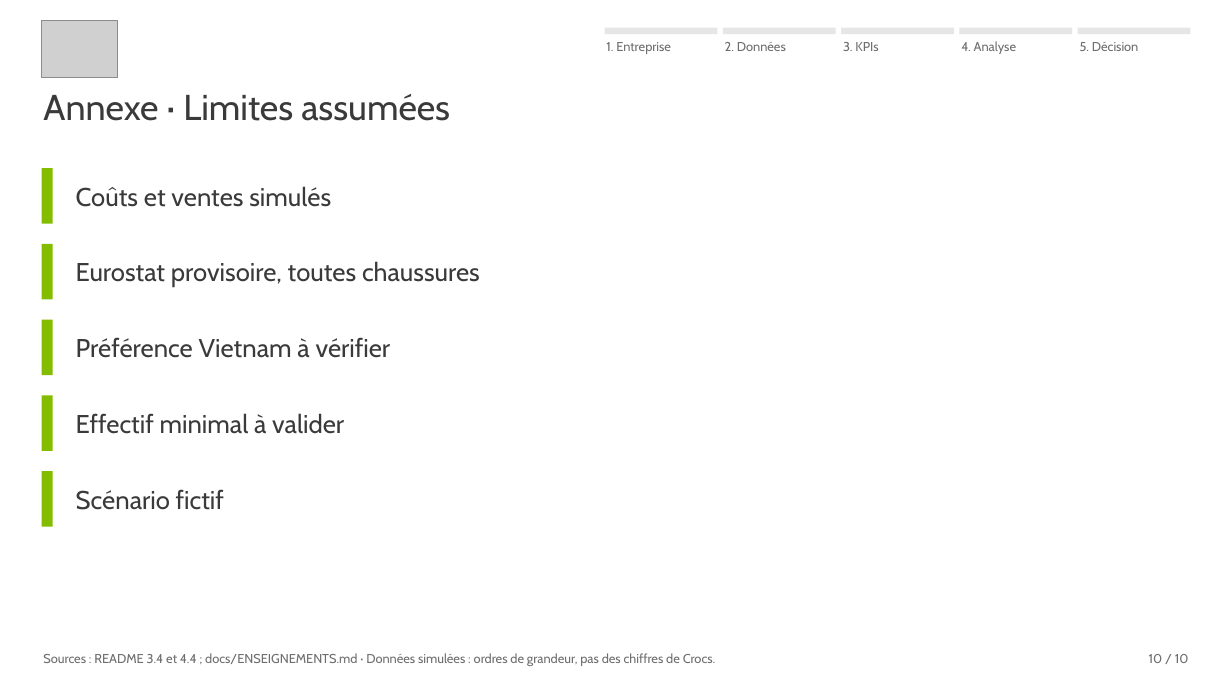
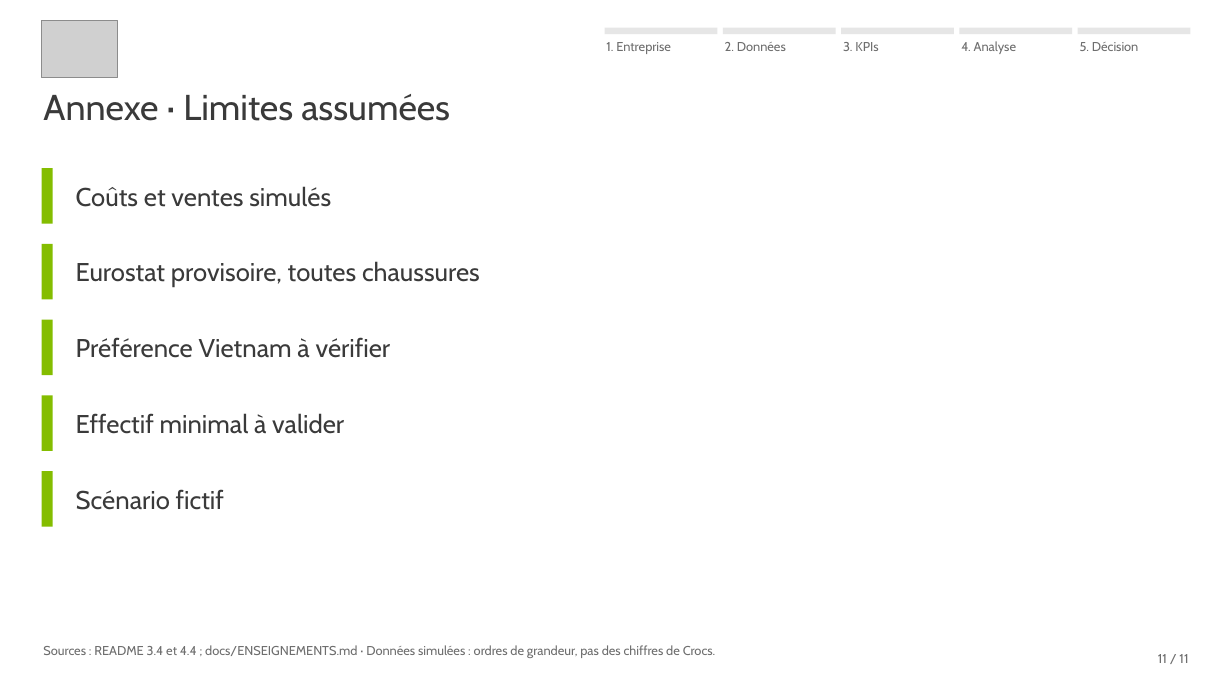
Before and after one commit to jeanlisek/Projet-Crocs-Expansion, a slide deck: slide 11 of slides/Crocs_Expansion_Allemagne_Comex.pptx (slide 10 before the commit). Drawn at 1232x693 pixels with LibreOffice and Linux fonts; fonts in the diff are those of the drawing; grey boxes stand for pictures. Boxes give left, top, right and bottom in pixels: in the first picture for what was removed or moved away, otherwise in the second. Text is boxed around its words. In the diff, an @@ line names an element or a change of style, - is before the commit and + after.

Commit message:
T13 : corrections de relecture, modele en etoile et flocon en slide 2, criteres en slide 9, conditions et plan en slide 10

```diff
--- a/slides/Crocs_Expansion_Allemagne_Comex.pptx
+++ b/slides/Crocs_Expansion_Allemagne_Comex.pptx
@@ text "Sources : README 3.4 et ...": place and size @@
-text "Sources : README 3.4 et ..." at (43, 653, 715, 666)
+text "Sources : README 3.4 et ..." at (43, 645, 715, 658)
@@ text at (1158, 654, 1188, 663): text changed @@
-10 / 10
+11 / 11
```
Also in this commit, not shown: 8 other slides changed, 2 slides added, 1 slide removed, 15 other files.
